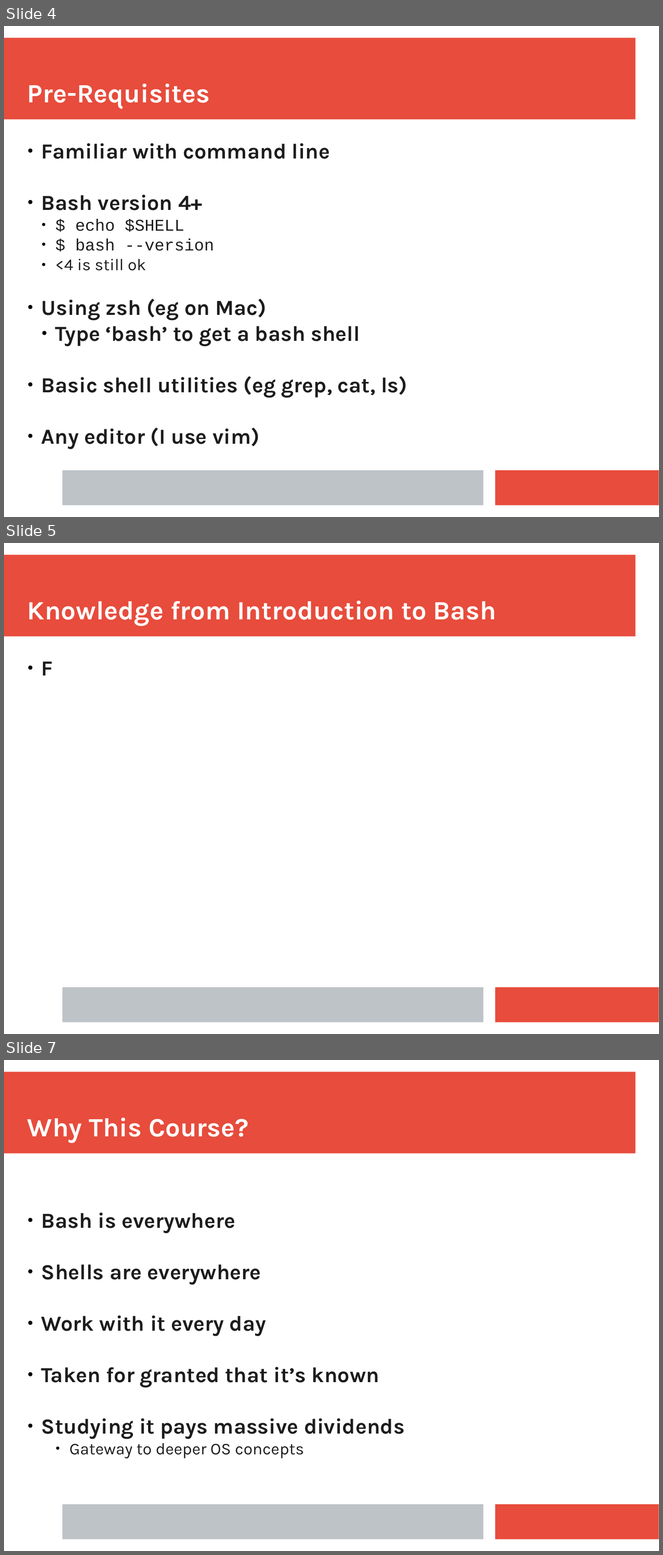
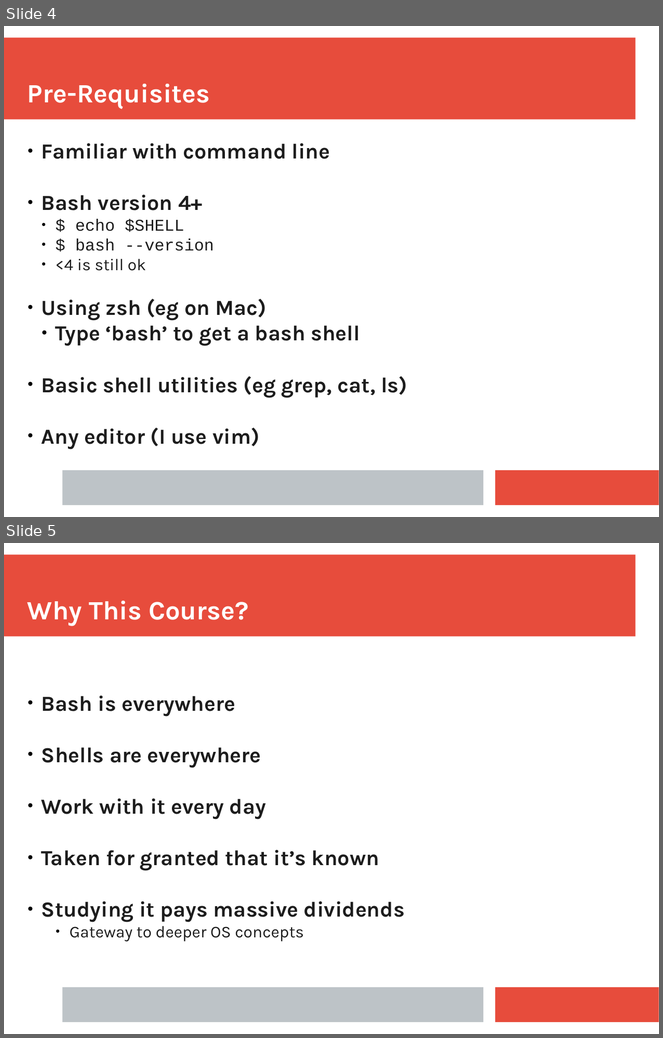
Before and after one commit to ianmiell/bash-next-steps, a slide deck: slides/bash_next_steps.pptx. Shown one above the other, each under a label of ours: slides 4, 5 and 7 before the commit, slides 4 and 5 after it; the slides between them are not shown. The pictures are 663x1555 and 663x1038 pixels, drawn with LibreOffice and Linux fonts; fonts in the diff are those of the drawing. Boxes give left, top, right and bottom in pixels: in the first picture for what was removed or moved away, otherwise in the second. Text is boxed around its words. In the diff, an @@ line names an element or a change of style, - is before the commit and + after.

```diff
--- a/slides/bash_next_steps.pptx
+++ b/slides/bash_next_steps.pptx
@@ slide 5 removed at bbox=[4, 543, 659, 1034], background #FFFFFF; not listed: 3 template elements that a slide beside it also shows @@
@@ text removed at bbox=[27, 601, 496, 626] @@
-Knowledge from Introduction to Bash
@@ text removed at bbox=[41, 662, 53, 676] @@
-● F
@@ what was slide 7 is now slide 5 @@
```
Also in this commit, not shown: 2 slides changed, 5 other slides removed, 1 other file.
